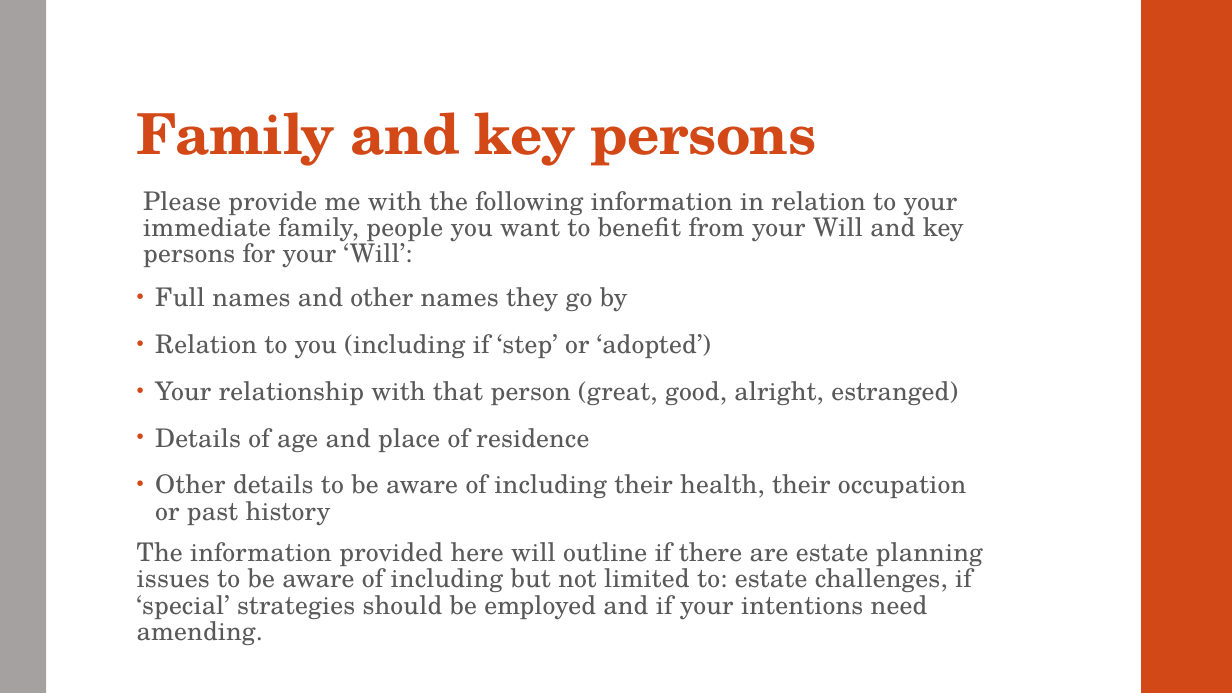
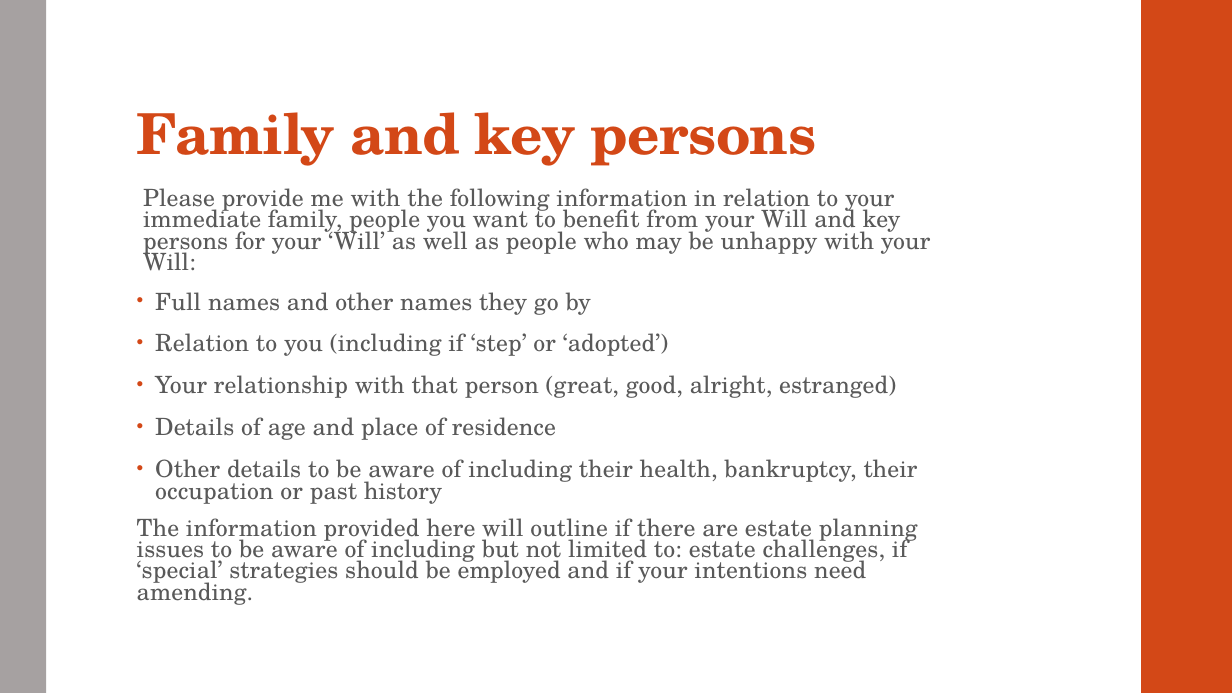
Before and after one commit to dariuschats/dariuschats.github.io, a slide deck: slide 7 of downloadables/other/Estate planning/Estate Planning Meeting Slides.pptx (slide 6 before the commit). Drawn at 1232x693 pixels with LibreOffice and Linux fonts; fonts in the diff are those of the drawing. Boxes give left, top, right and bottom in pixels: in the first picture for what was removed or moved away, otherwise in the second. Text is boxed around its words. In the diff, an @@ line names an element or a change of style, - is before the commit and + after.

Commit message:
updated estate planning slides

```diff
--- a/downloadables/other/Estate planning/Estate Planning Meeting Slides.pptx
+++ b/downloadables/other/Estate planning/Estate Planning Meeting Slides.pptx
@@ text at (143,188,930,271): text changed; size 20 to 18.5 pt @@
-Please provide me with the following information in relation to your immediate family, people you want to benefit from your Will and key persons for your ‘Will’:
+Please provide me with the following information in relation to your immediate family, people you want to benefit from your Will and key persons for your ‘Will’ as well as people who may be unhappy with your Will:
@@ text at (137,292,918,605): size 20 to 18.5 pt in "Full names and other names they go ...", "Relation to you (including if ‘step’ or ...", "Your relationship with that person (great, good, ...", "Details of age and place of residence" and 1 more places; line spacing 0.85 to 0.75 @@
@@ text at (155,459,918,504): text changed; size 20 to 18.5 pt @@
-• Other details to be aware of including their health, their occupation or past history
+• Other details to be aware of including their health, bankruptcy, their occupation or past history
```
Also in this commit, not shown: 12 other slides changed, 2 slides added, 1 other file.
